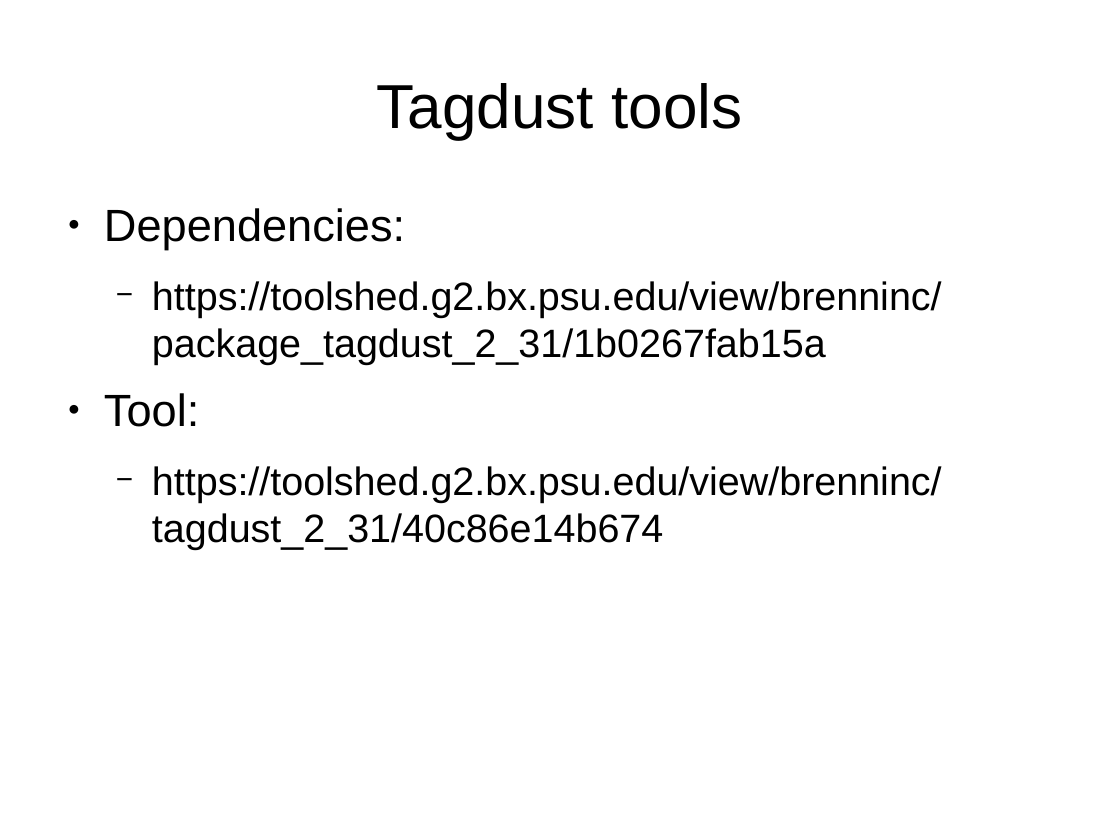
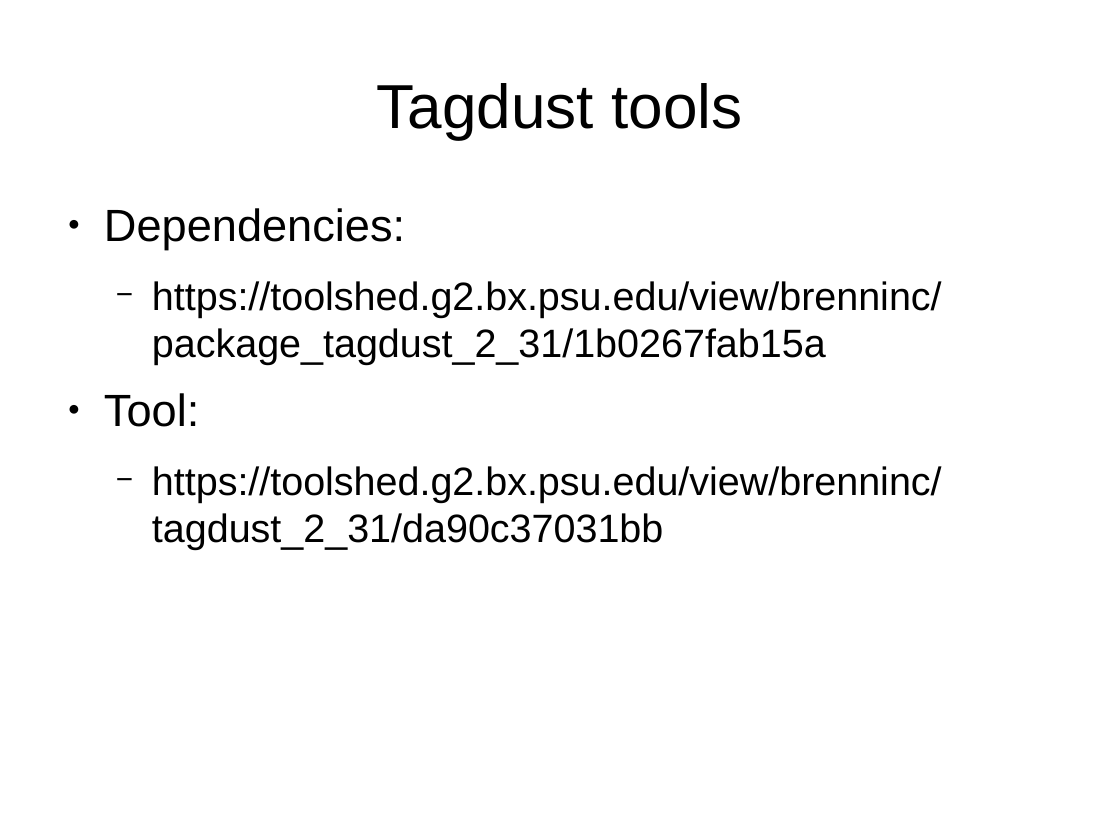
Before and after one commit to Christian-B/galaxy_shedtools, a slide deck: slide 15 of instructions/Install.odp. Drawn at 1120x840 pixels with LibreOffice and Linux fonts; fonts in the diff are those of the drawing. Boxes give left, top, right and bottom in pixels: in the first picture for what was removed or moved away, otherwise in the second. Text is boxed around its words. In the diff, an @@ line names an element or a change of style, - is before the commit and + after.

```diff
--- a/instructions/Install.odp
+++ b/instructions/Install.odp
@@ text at box(152, 466, 942, 550): text changed @@
-  − https://toolshed.g2.bx.psu.edu/view/brenninc/tagdust_2_31/40c86e14b674
+  − https://toolshed.g2.bx.psu.edu/view/brenninc/tagdust_2_31/da90c37031bb
```
Also in this commit, not shown: 2 other slides changed.
